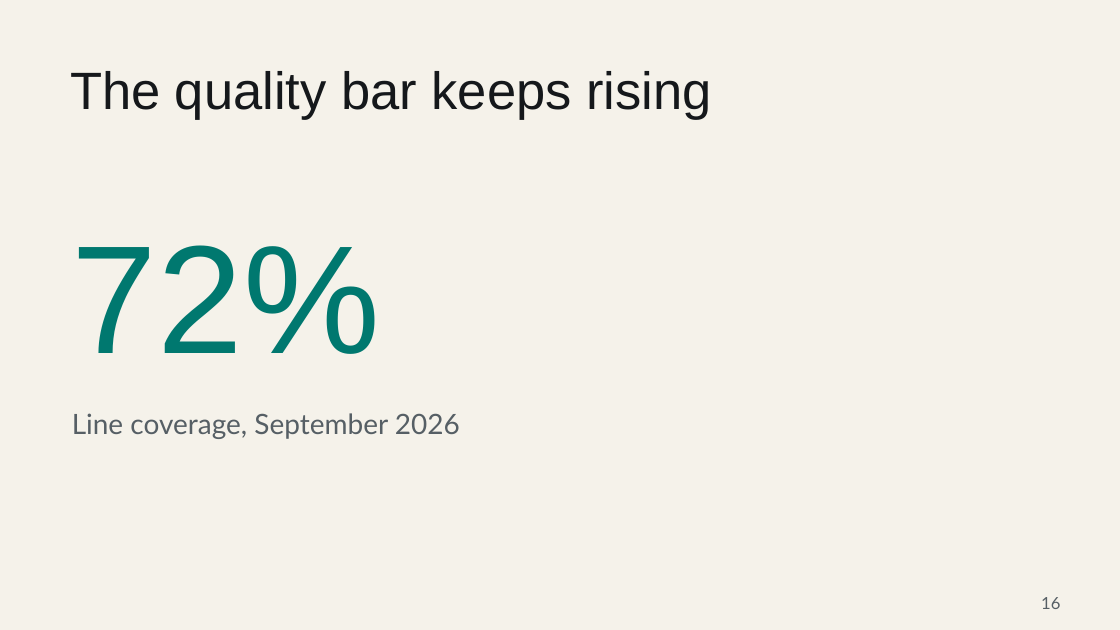
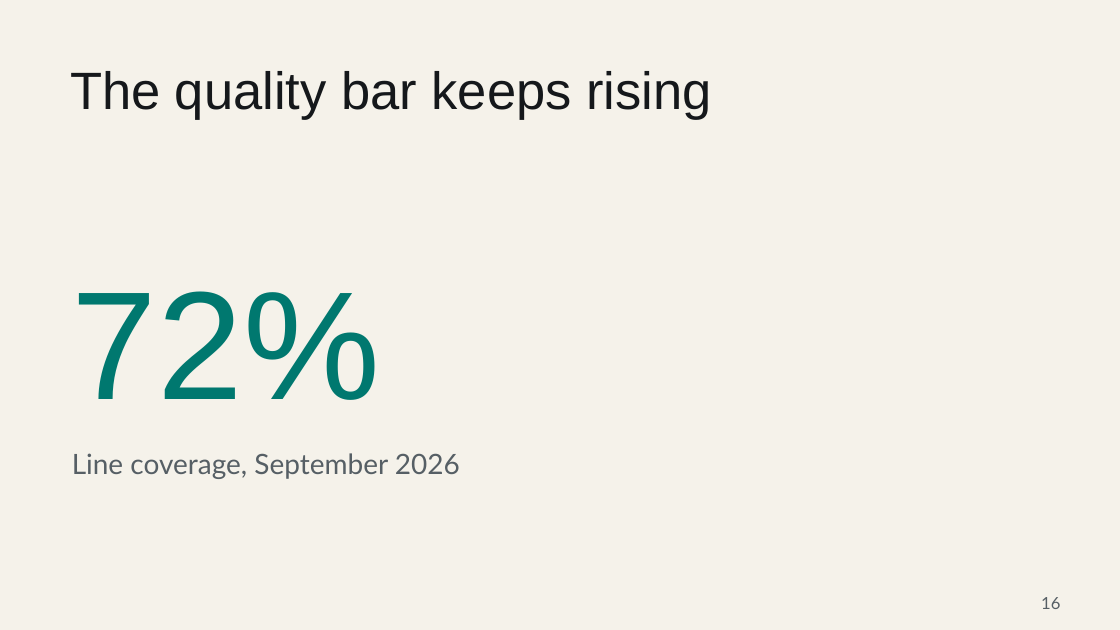
Before and after one commit to JohnAdib/mradib.com, a slide deck: slide 16 of resources/talks/beyond-the-qa-bottleneck.pptx. Drawn at 1120x630 pixels with LibreOffice and Linux fonts; fonts in the diff are those of the drawing. Boxes give left, top, right and bottom in pixels: in the first picture for what was removed or moved away, otherwise in the second. Text is boxed around its words. In the diff, an @@ line names an element or a change of style, - is before the commit and + after.

```diff
--- a/resources/talks/beyond-the-qa-bottleneck.pptx
+++ b/resources/talks/beyond-the-qa-bottleneck.pptx
@@ text "72%" moved from (x1=72, y1=245, x2=380, y2=354) to (x1=72, y1=291, x2=380, y2=400) @@
@@ text "Line coverage, September 2026" moved from (x1=72, y1=413, x2=460, y2=439) to (x1=72, y1=453, x2=460, y2=479) @@
```
Also in this commit, not shown: 22 other slides changed, 6 other files.
